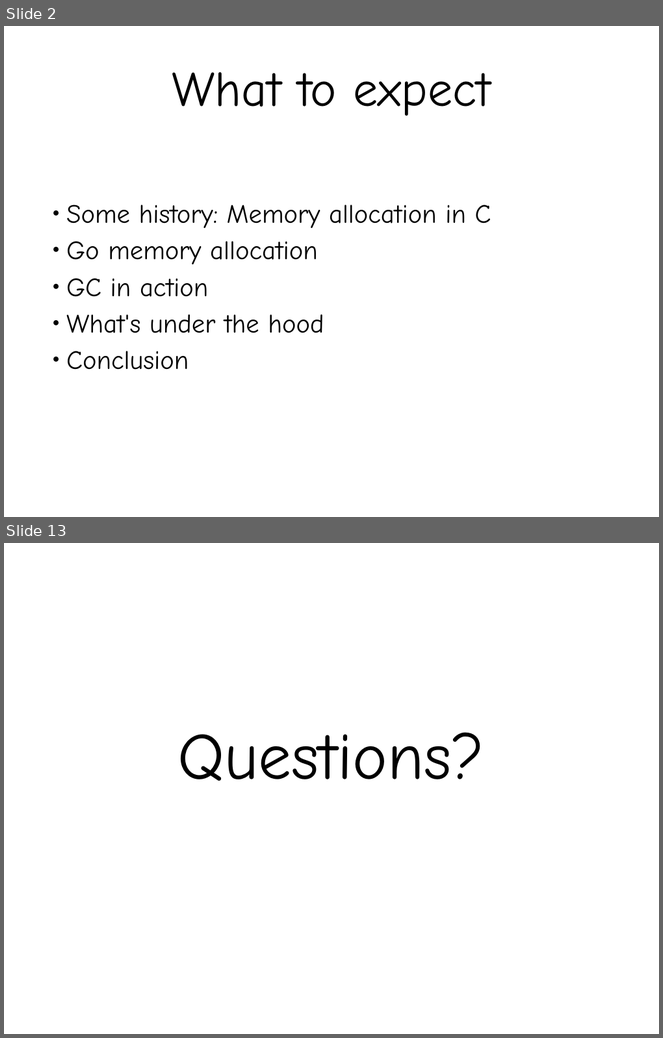
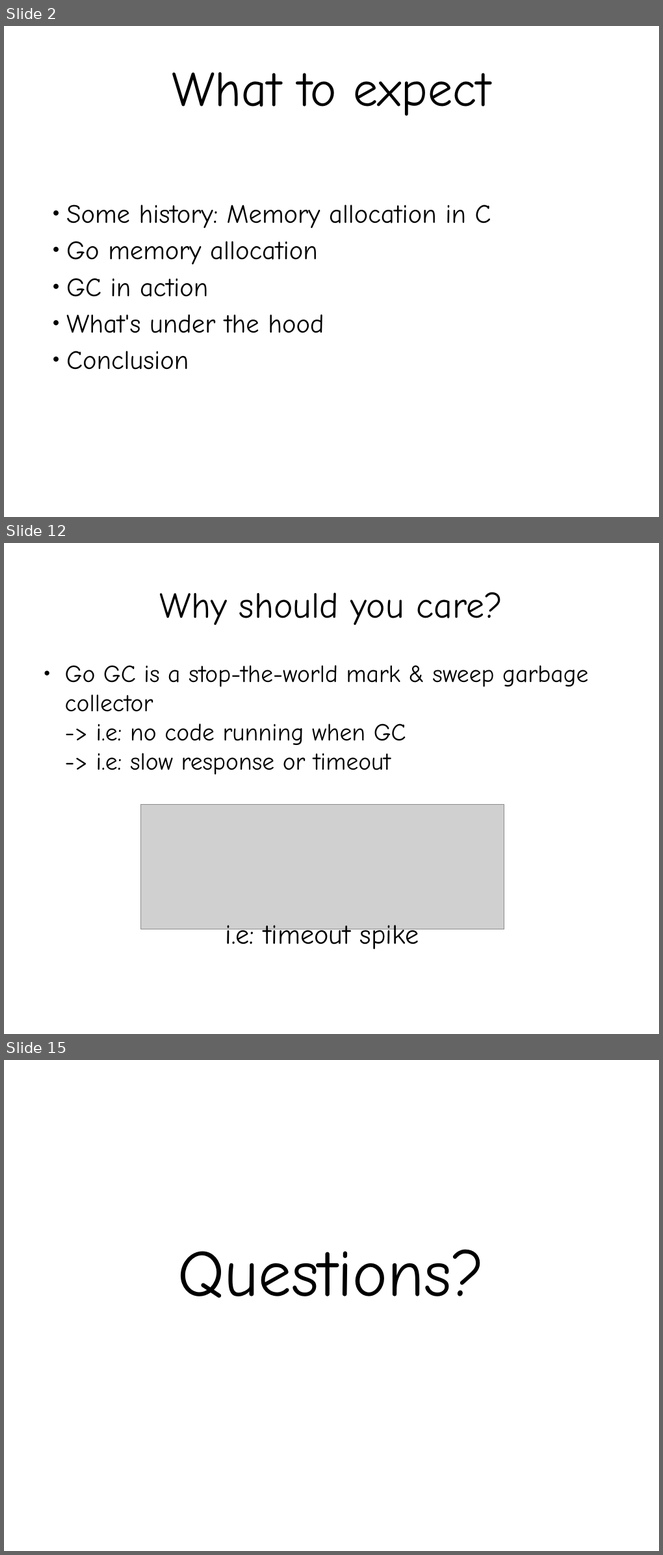
Before and after one commit to exklamationmark/talks, a slide deck: singapore_gophers_apr_2015/talk.odp. Shown one above the other, each under a label of ours: slides 2 and 13 before the commit, slides 2, 12 and 15 after it; the slides between them are not shown. The pictures are 663x1038 and 663x1555 pixels, drawn with LibreOffice and Linux fonts; fonts in the diff are those of the drawing; grey boxes stand for pictures. Boxes give left, top, right and bottom in pixels: in the first picture for what was removed or moved away, otherwise in the second. Text is boxed around its words. In the diff, an @@ line names an element or a change of style, - is before the commit and + after.

```diff
--- a/singapore_gophers_apr_2015/talk.odp
+++ b/singapore_gophers_apr_2015/talk.odp
@@ slide 12 added at [4,543,659,1034], background #FFFFFF @@
@@ title added at [160,592,503,625], 44 pt, text #000000 @@
+Why should you care?
@@ text added at [65,665,588,775], 29.6 pt, text #000000 @@
+● Go GC is a stop-the-world mark & sweep garbage collector
+  -> i.e: no code running when GC
+  -> i.e: slow response or timeout
@@ picture added at [140,804,504,930] @@
@@ text added at [226,920,419,950], 33.3 pt, text #000000 @@
+i.e: timeout spike
@@ what was slide 13 is now slide 15 @@
```
Also in this commit, not shown: 10 slides changed, 1 other slide added, 8 other files.
